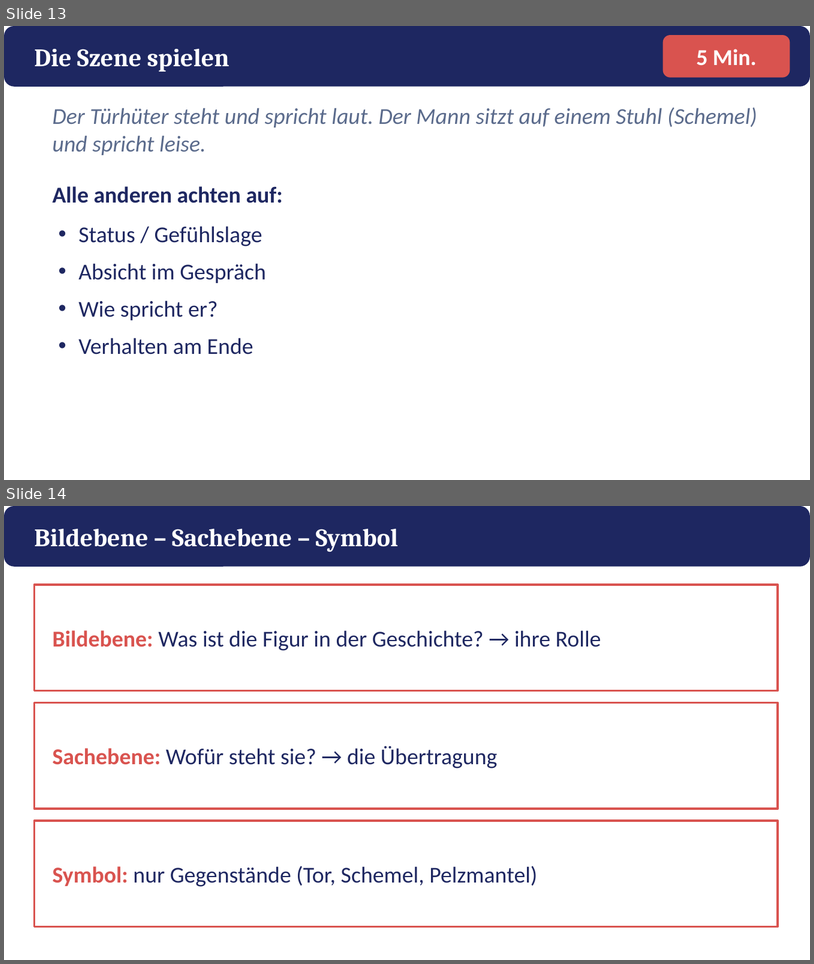
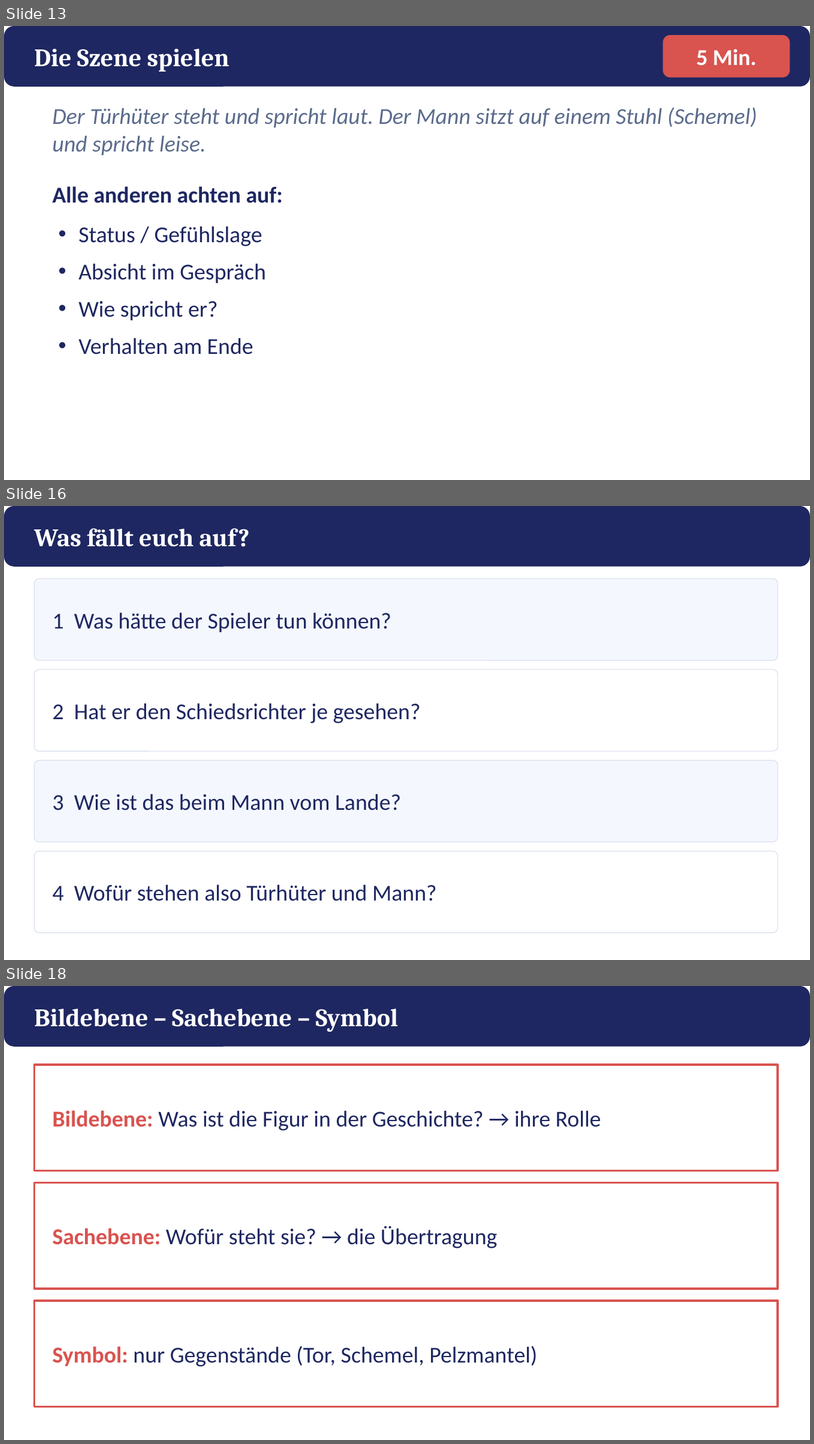
Before and after one commit to golzkonstantin-gif/Schule, a slide deck: Deutsch_11/Kafka_Vor_dem_Gesetz/Macht_Ohnmacht/Praesentation_Macht_Ohnmacht.pptx. Shown one above the other, each under a label of ours: slides 13 and 14 before the commit, slides 13, 16 and 18 after it; the slides between them are not shown. The pictures are 814x964 and 814x1444 pixels, drawn with LibreOffice and Linux fonts; fonts in the diff are those of the drawing. Boxes give left, top, right and bottom in pixels: in the first picture for what was removed or moved away, otherwise in the second. Text is boxed around its words. In the diff, an @@ line names an element or a change of style, - is before the commit and + after.

```diff
--- a/Deutsch_11/Kafka_Vor_dem_Gesetz/Macht_Ohnmacht/Praesentation_Macht_Ohnmacht.pptx
+++ b/Deutsch_11/Kafka_Vor_dem_Gesetz/Macht_Ohnmacht/Praesentation_Macht_Ohnmacht.pptx
@@ slide 16 added at [4,506,810,960], background #FFFFFF @@
@@ rounded rectangle added at [4,506,810,567], fill #1E2761 @@
@@ text added at [34,528,250,547], 30 pt, text #FFFFFF, bold @@
+Was fällt euch auf?
@@ rounded rectangle added at [34,579,779,660], fill #F4F7FD, outline #D5DCEC 0.75 pt @@
@@ text added at [53,612,392,632], 27 pt, text #1E2761 @@
+1 Was hätte der Spieler tun können?
@@ rounded rectangle added at [34,669,779,751], fill #FFFFFF, outline #D5DCEC 0.75 pt @@
@@ text added at [53,703,421,723], 27 pt, text #1E2761 @@
+2 Hat er den Schiedsrichter je gesehen?
@@ rounded rectangle added at [34,760,779,842], fill #F4F7FD, outline #D5DCEC 0.75 pt @@
@@ text added at [53,793,401,810], 27 pt, text #1E2761 @@
+3 Wie ist das beim Mann vom Lande?
@@ rounded rectangle added at [34,851,779,933], fill #FFFFFF, outline #D5DCEC 0.75 pt @@
@@ text added at [53,884,437,901], 27 pt, text #1E2761 @@
+4 Wofür stehen also Türhüter und Mann?
@@ what was slide 14 is now slide 18 @@
```
Also in this commit, not shown: 3 other slides added, 6 other files.
